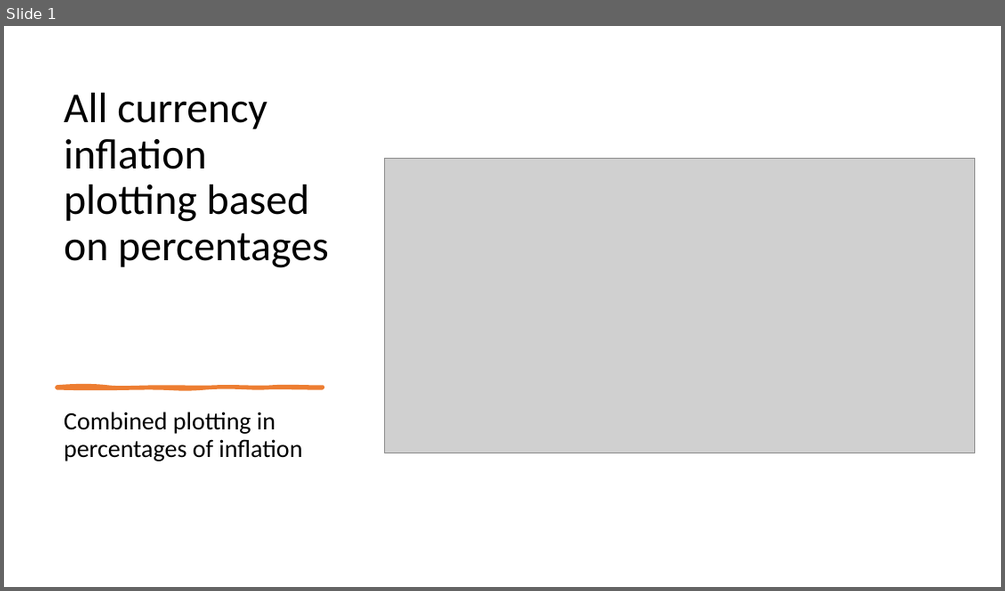
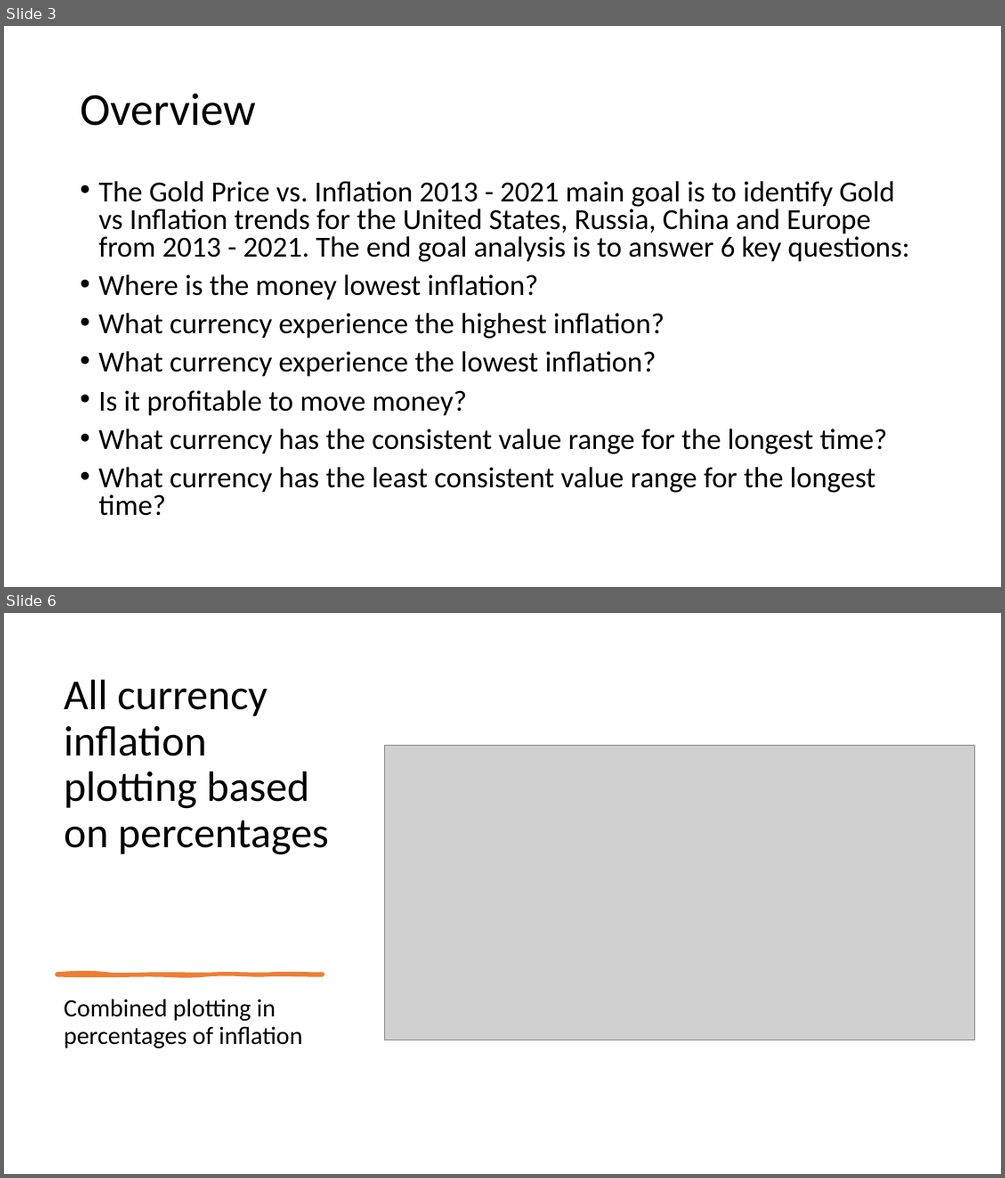
Before and after one commit to BrennanB572/Gold_Price_vs_Inflation, a slide deck: Slideshow with Flow Charts Group Project 1.pptx. Shown one above the other, each under a label of ours: slide 1 before the commit, slides 3 and 6 after it; the slides between them are not shown. The pictures are 1005x591 and 1005x1178 pixels, drawn with LibreOffice and Linux fonts; fonts in the diff are those of the drawing; grey boxes stand for pictures. Boxes give left, top, right and bottom in pixels: in the first picture for what was removed or moved away, otherwise in the second. Text is boxed around its words. In the diff, an @@ line names an element or a change of style, - is before the commit and + after.

```diff
--- a/Slideshow with Flow Charts Group Project 1.pptx
+++ b/Slideshow with Flow Charts Group Project 1.pptx
@@ slide 3 added at [4, 26, 1001, 587], background #FFFFFF @@
@@ title added at [80, 93, 255, 126], 44 pt, text #000000 @@
+Overview
@@ text added at [98, 181, 910, 516], 28 pt, text #000000 @@
+• The Gold Price vs. Inflation 2013 - 2021 main goal is to identify Gold vs Inflation trends for the United States, Russia, China and Europe from 2013 - 2021. The end goal analysis is to answer 6 key questions:
+• Where is the money lowest inflation?
+• What currency experience the highest inflation?
+• What currency experience the lowest inflation?
+• Is it profitable to move money?
+• What currency has the consistent value range for the longest time?
+• What currency has the least consistent value range for the longest time?
@@ what was slide 1 is now slide 6 @@
```
Also in this commit, not shown: 9 other slides added, 39 other files.
